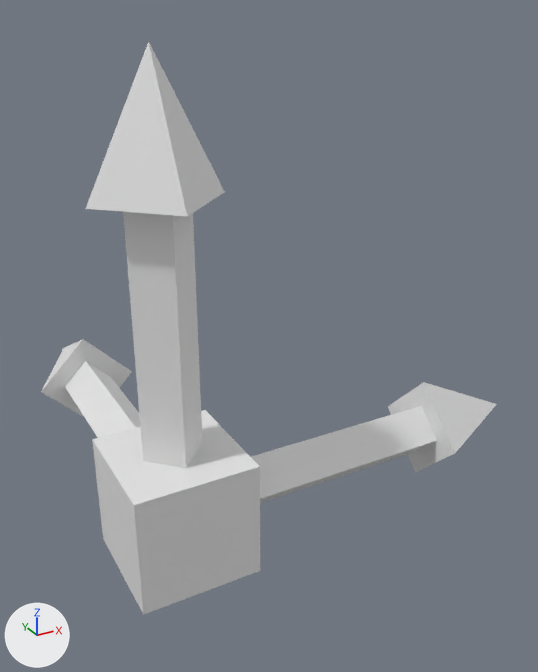
An edit to the FBX model RivenFramework-Unity/Assets/Resources/Models/DevOrientation.fbx, drawn before and after from the same camera.
Camera for both pictures: a 50 mm camera at (-3.5, -9.48, 7.37) aimed at (2.96, 2.27, 1.5). Lighting does not change. The marker at lower left points along +X, +Y and +Z.
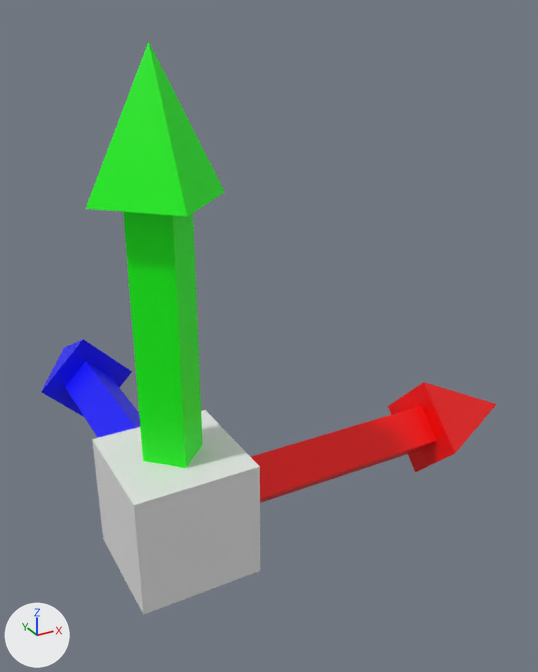
The change in detail:
Material 'Material.003' (mat_material_003) is new.
Its base color is (1.0, 0.0, 0.0) (red #ff0000).
Material 'Material.001' (mat_material_001) is new.
Its base color is (0.0, 1.0, 0.0) (green #00ff00).
Material 'Material.002' (mat_material_002) is new.
Its base color is (0.0, 0.0, 1.0) (blue #0000ff).
me_cube has 47 vertices, 42 faces and spans x -1.0..7.0, y -1.0..7.0, z -1.0..7.0.
me_cube is used by ob_cube; location (0.0, 0.0, 0.0).
me_cube part 1: all 12 faces centred in x -0.37..0.38, y -0.37..0.38, z 3.0..5.67 switch from mat_material (its picture is missing) to mat_material_001 (green #00ff00).
me_cube part 2: all 12 faces centred in x -0.37..0.38, y 3.0..5.67, z -0.38..0.37 switch from mat_material (its picture is missing) to mat_material_002 (blue #0000ff).
me_cube part 3: all 12 faces centred in x 3.0..5.67, y -0.38..0.38, z -0.37..0.38 switch from mat_material (its picture is missing) to mat_material_003 (red #ff0000).

Where the change shows, as pixel boxes [x1, y1, x2, y2] in the pictures (538 x 672 px):
part 1 of me_cube, recoloured (grey to green)
    both: [85, 42, 225, 468]
part 2 of me_cube, recoloured (white to blue)
    both: [41, 339, 140, 438]
part 3 of me_cube, recoloured (grey to red)
    both: [251, 382, 497, 503]
